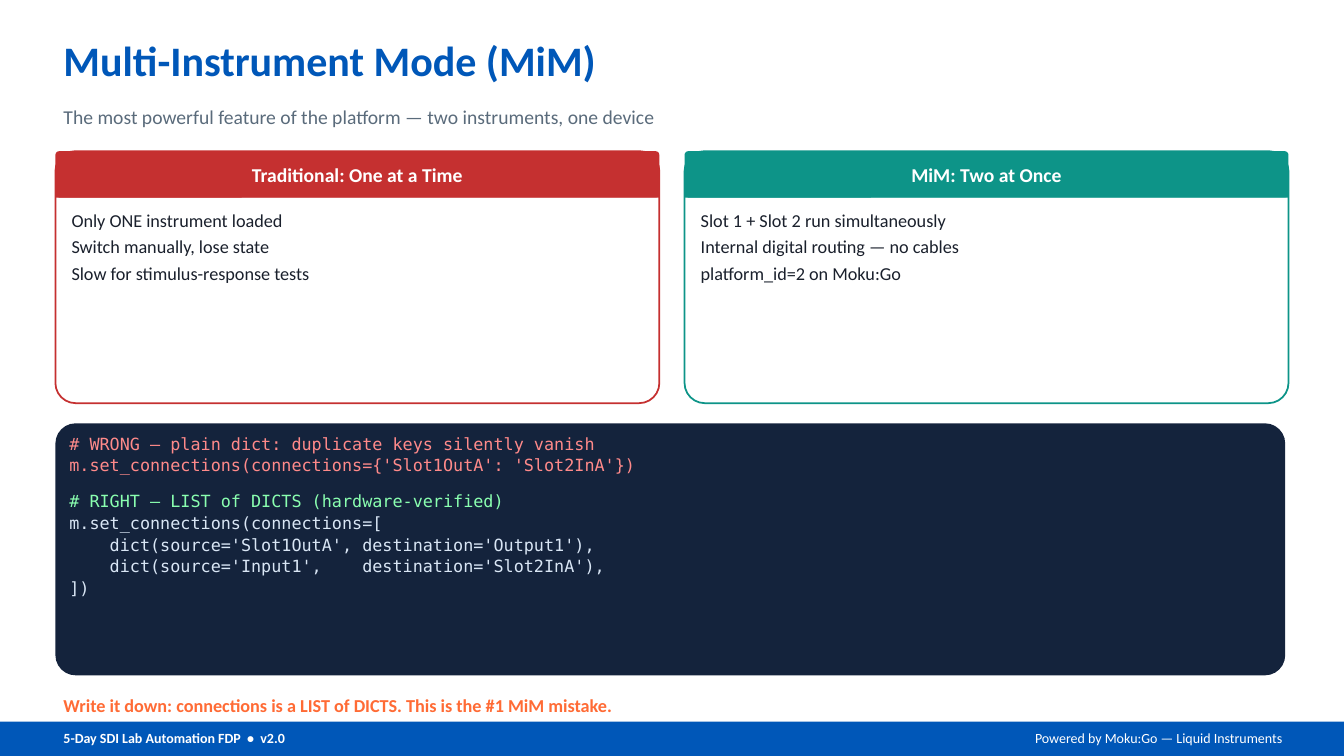
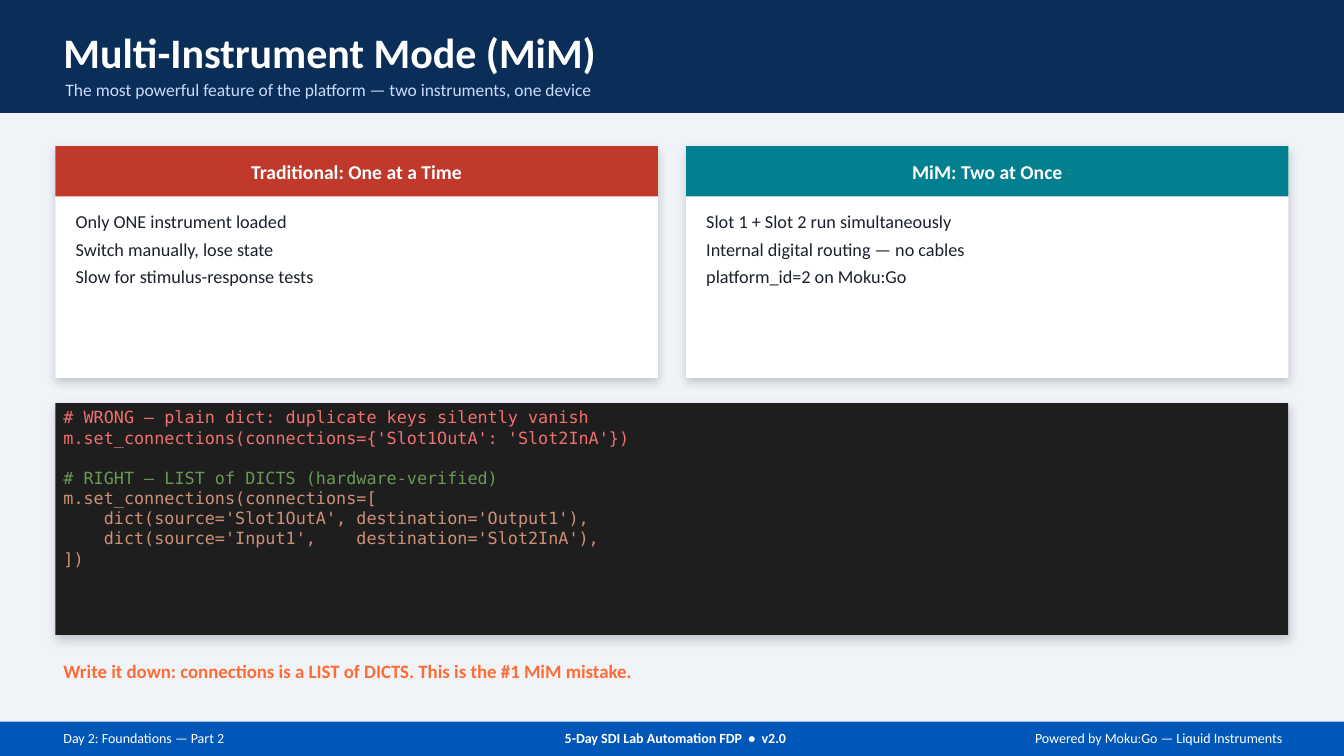
Before and after one commit to XMahaveer/sdi-fdp-workshop, a slide deck: slide 10 of v1-physical/slides/Day2_Foundations_Part2.pptx. Drawn at 1344x756 pixels with LibreOffice and Linux fonts; fonts in the diff are those of the drawing. Boxes give left, top, right and bottom in pixels: in the first picture for what was removed or moved away, otherwise in the second. Text is boxed around its words. In the diff, an @@ line names an element or a change of style, - is before the commit and + after.

```diff
--- a/v1-physical/slides/Day2_Foundations_Part2.pptx
+++ b/v1-physical/slides/Day2_Foundations_Part2.pptx
@@ rectangle added at [0, 0, 1344, 756], fill #F0F4F8 @@
@@ rectangle added at [0, 0, 1344, 113], fill #0B2E59 @@
@@ text "Multi-Instrument Mode (MiM)": place and size @@
-text "Multi-Instrument Mode (MiM)" at [63, 45, 596, 82]
+text "Multi-Instrument Mode (MiM)" at [63, 37, 596, 74]
@@ text "Multi-Instrument Mode (MiM)" at [63, 37, 596, 74]: text colour #0057B8 to #FFFFFF @@
@@ text "The most powerful feature of ...": place and size @@
-text "The most powerful feature of ..." at [63, 110, 654, 127]
+text "The most powerful feature of ..." at [65, 84, 591, 99]
@@ text "The most powerful feature of ..." at [65, 84, 591, 99]: size 14 to 12.5 pt, text colour #5A6B7B to #CADCFC @@
@@ rectangle "Traditional: One at a Time": place and size @@
-rectangle "Traditional: One at a Time" at [55, 151, 659, 198]
+rectangle "Traditional: One at a Time" at [55, 146, 658, 197]
@@ rectangle "Traditional: One at a Time" at [55, 146, 658, 197]: rounded rectangle to rectangle; fill #C53030 to #C0392B @@
@@ rectangle: place and size @@
-rectangle at [55, 186, 659, 198]
+rectangle at [55, 146, 658, 378]
@@ rectangle at [55, 146, 658, 378]: fill #C53030 to #FFFFFF; shadow on @@
@@ rectangle "MiM: Two at Once": place and size @@
-rectangle "MiM: Two at Once" at [685, 151, 1289, 198]
+rectangle "MiM: Two at Once" at [687, 146, 1290, 197]
@@ rectangle "MiM: Two at Once" at [687, 146, 1290, 197]: rounded rectangle to rectangle; fill #0D9488 to #028090 @@
@@ rectangle: place and size @@
-rectangle at [685, 186, 1289, 198]
+rectangle at [687, 146, 1290, 378]
@@ rectangle at [687, 146, 1290, 378]: fill #0D9488 to #FFFFFF; shadow on @@
@@ rounded rectangle removed at [55, 151, 659, 403] @@
@@ rounded rectangle removed at [685, 151, 1289, 403] @@
@@ text "Only ONE instrument loaded" at [76, 215, 313, 286]: more space between paragraphs @@
@@ text "Slot 1 + Slot 2 ..." at [706, 215, 964, 286]: more space between paragraphs @@
@@ rectangle "# WRONG — plain dict: ...": place and size @@
-rectangle "# WRONG — plain dict: ..." at [55, 423, 1286, 676]
+rectangle "# WRONG — plain dict: ..." at [55, 403, 1289, 635]
@@ rectangle "# WRONG — plain dict: ..." at [55, 403, 1289, 635]: text colour #FF8A8A to #F17070 in "# WRONG — plain dict: duplicate keys ...", "m.set_connections(connections={'Slot1OutA': 'Slot2InA'})"; text colour #8AFFB0 to #6A9955 in "# RIGHT — LIST of DICTS (hardware-verified)"; text colour #D9E6F5 to #CE9178 in "m.set_connections(connections=[", "dict(source='Slot1OutA', destination='Output1'),", "dict(source='Input1', destination='Slot2InA'),", "])"; less space between paragraphs; rounded rectangle to rectangle; fill #14233C to #1E1E1E; shadow on @@
@@ text "Write it down: connections is ...": place and size @@
-text "Write it down: connections is ..." at [63, 699, 612, 712]
+text "Write it down: connections is ..." at [63, 664, 632, 678]
@@ text "Write it down: connections is ..." at [63, 664, 632, 678]: size 13 to 13.5 pt @@
@@ text added at [63, 733, 224, 746], 10 pt, text #FFFFFF @@
+Day 2: Foundations — Part 2
@@ text "5-Day SDI Lab Automation FDP ...": place and size @@
-text "5-Day SDI Lab Automation FDP ..." at [63, 733, 284, 746]
+text "5-Day SDI Lab Automation FDP ..." at [565, 733, 786, 746]
@@ text "5-Day SDI Lab Automation FDP ..." at [565, 733, 786, 746]: alignment left to centre @@
```
Also in this commit, not shown: 12 other slides changed, 4 other files.
